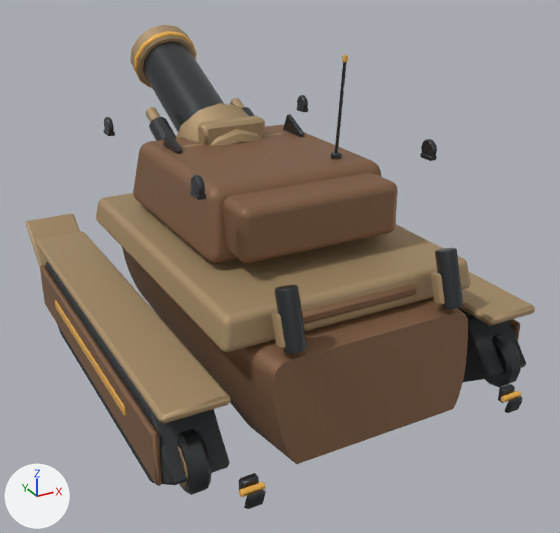
Renders of the FBX model unity/RogueCommandAssetAuthoring/Assets/RogueCommandExpansionSample/Models/BulwarkSiegeTank.fbx from each side of a commit.
Before and after are seen from a camera (50 mm lens) standing at (-2.31, -4.48, 2.96) and looking at (0.09, -0.11, 0.77). Arrows for +X, +Y and +Z are at lower left; the lights stay in place. The older version comes first. Vertices at exactly the same position are counted once.

Names of what the first picture shows: 'BulwarkSiegeTank_Batch_Gunmetal', 'BulwarkSiegeTank_Batch_LightArmor', 'BulwarkSiegeTank_Batch_PrimaryArmor', 'BulwarkSiegeTank_Batch_Tread', 'BulwarkSiegeTank_Batch_Warning' and 1 more.
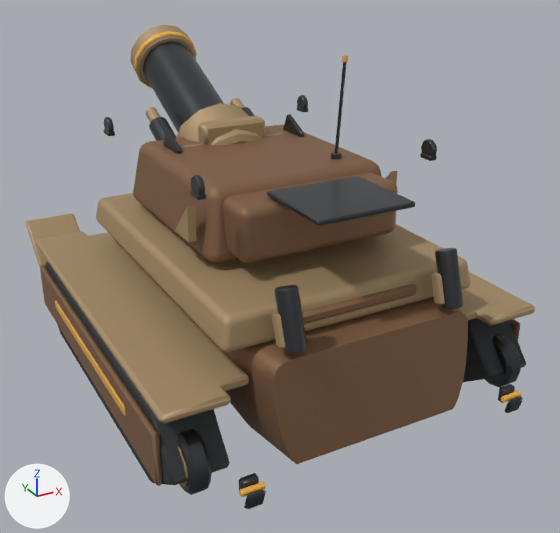
Where the change shows, as pixel boxes (x1, y1, x2, y2) in the pictures (560 x 533 px):
part 1 of me_cylinder_089, added
    after: (267, 176, 415, 226)
part 2 of me_bulwarksiegetankarmor_upperdeck_mesh_002, added (brown)
    after: (87, 232, 249, 391)
part 3 of me_bulwarksiegetankarmor_upperdeck_mesh_002, added (mostly hidden)
    after: (458, 302, 477, 320)
part 4 of me_bulwarksiegetankarmor_upperdeck_mesh_002, added
    after: (175, 171, 397, 242)

Edits to the bpy script that builds the scene:
```text
Change me_cylinder_089:
    used by ob_bulwarksiegetank_batch_gunmetal; location = (-1.178, -1.026, 0.27)
    remove me_cylinder_089.from_pydata(...)  # 2228 vertices, 2272 faces; spans x -0.01..2.37, y -0.63..2.9, z -0.12..1.94
    add me_cylinder_089.from_pydata(...)  # 2252 vertices, 2298 faces; spans x -0.01..2.37, y -0.63..2.9, z -0.12..1.94
    me_cylinder_089 part 1: a new loose piece of 24 vertices spanning x 0.86..1.49, y -0.24..0.34, z 1.25..1.28, in mat_bulwarksiegetank_gunmetal (dark grey #484c4f)
Change me_bulwarksiegetankarmor_upperdeck_mesh_002:
    used by ob_bulwarksiegetank_batch_lightarmor; location = (0.0, 0.0, 0.0)
    remove me_bulwarksiegetankarmor_upperdeck_mesh_002.from_pydata(...)  # 744 vertices, 736 faces; spans x -1.28..1.28, y -1.43..1.9, z 0.5..2.23
    add me_bulwarksiegetankarmor_upperdeck_mesh_002.from_pydata(...)  # 804 vertices, 798 faces; spans x -1.28..1.28, y -1.43..1.9, z 0.5..2.23
    me_bulwarksiegetankarmor_upperdeck_mesh_002 part 2: the loose piece of 24 vertices spanning x -1.28..-0.88, y -1.37..1.37, z 0.67..0.73 is copied, and the copy is scaled about its middle by (0.794, 0.906, 1.15), then moved by (0.21, 0.0, 0.0); it spans x -1.02..-0.72, y -1.24..1.24, z 0.67..0.73
    me_bulwarksiegetankarmor_upperdeck_mesh_002 part 3: the loose piece of 24 vertices spanning x 0.88..1.28, y -1.37..1.37, z 0.67..0.73 is copied, and the copy is scaled about its middle by (0.794, 0.906, 1.15), then moved by (-0.21, 0.0, 0.0); it spans x 0.72..1.02, y -1.24..1.24, z 0.67..0.73
    me_bulwarksiegetankarmor_upperdeck_mesh_002 part 4
    6 vertices are added at (-0.75, -0.52, 1.26), (-0.75, -0.3, 1.26), (-0.75, -0.52, 1.48), (0.7, -0.52, 1.26), (0.7, -0.3, 1.26), (0.7, -0.52, 1.48)
    6 new vertices lie (0.05, 0.0, 0.0) away from vertices in x -0.75..0.7, y -0.52..-0.3, z 1.26..1.48
    10 new faces join them
```
